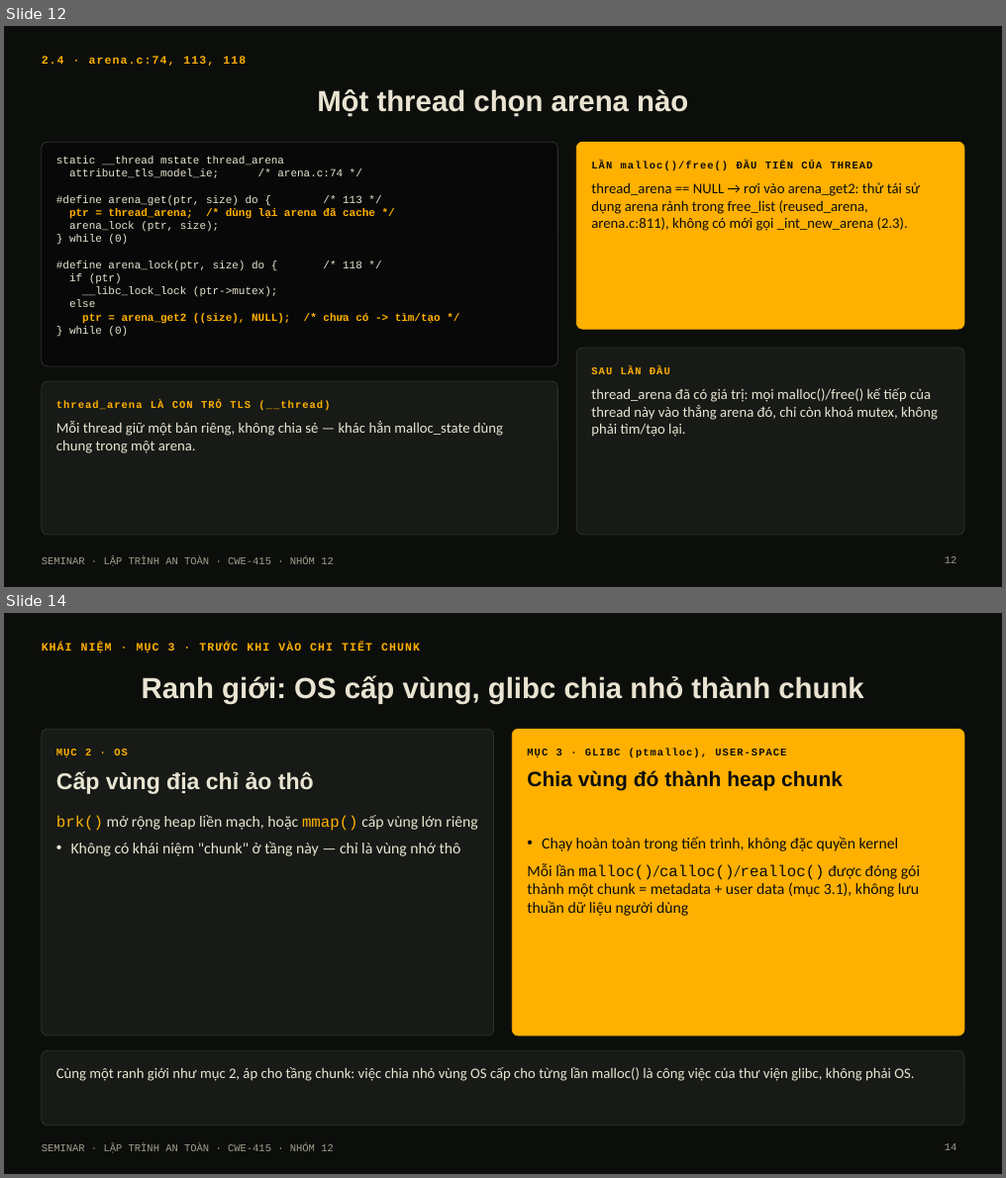
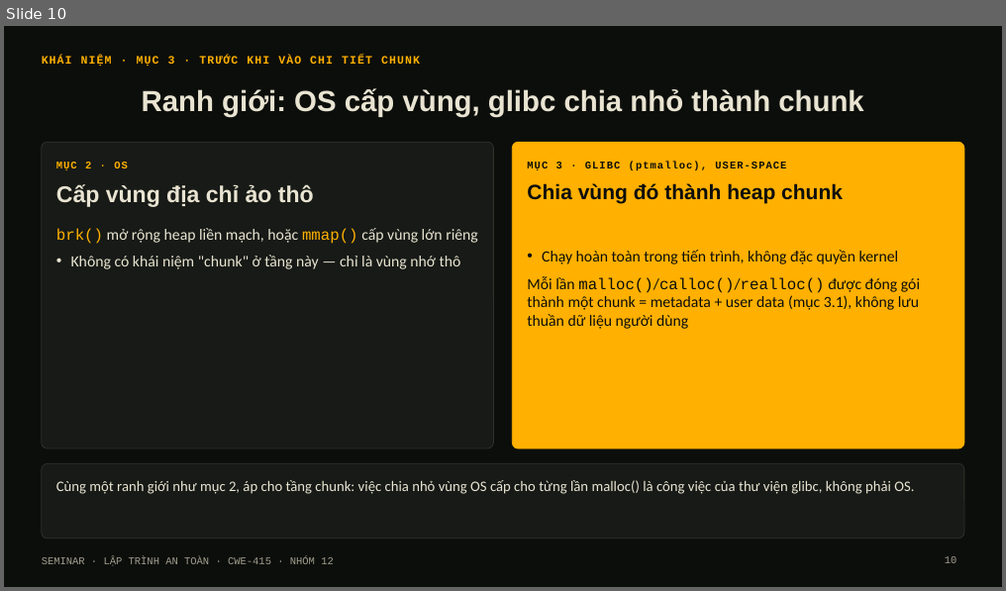
Before and after one commit to Nhan-Laptop/Heap-Double-Free-Attack, a slide deck: Heap-Double-Free-Attack.pptx. Shown one above the other, each under a label of ours: slides 12 and 14 before the commit, slide 10 after it; the slides between them are not shown. The pictures are 1006x1178 and 1006x591 pixels, drawn with LibreOffice and Linux fonts; fonts in the diff are those of the drawing. Boxes give left, top, right and bottom in pixels: in the first picture for what was removed or moved away, otherwise in the second. Text is boxed around its words. In the diff, an @@ line names an element or a change of style, - is before the commit and + after.

Commit message:
build.js: tach phan arena/chunk/tcache theo dung muc readme, gon lai arena
- Them dashed-line cho 2 diagram dung net dut trong readme (3.2, 3.3)
- Ve lai diagram tcache_perthread_struct (4-c) theo dia chi heap thuc te
  thay vi mo hinh "ngan keo" truu tuong
- Tach "02 Arenas" (truoc gom luon chunk/malloc/bins/tcache) thanh 4
  phan rieng: 02 Arenas, 03 Du lieu tren heap, 04 Tcache - dung muc so
  nhu readme
- Gon noi dung arena tu 6 slide xuong 1 slide tom tat (khong phai
  trong tam seminar)
- Danh so lai cac phan con lai (05-10) va cap nhat muc luc, dividers,
  tham chieu noi bo cho khop

```diff
--- a/Heap-Double-Free-Attack.pptx
+++ b/Heap-Double-Free-Attack.pptx
@@ slide 12 removed at <box>4,26,1002,587</box>, background #0C0E0B; not listed: 1 template element that a slide beside it also shows @@
@@ text removed at <box>42,56,246,66</box> @@
-2.4 · arena.c:74, 113, 118
@@ title removed at <box>317,89,688,117</box> @@
-Một thread chọn arena nào
@@ rounded rectangle removed at <box>42,142,558,367</box> @@
@@ rounded rectangle removed at <box>576,142,964,329</box> @@
@@ text removed at <box>56,156,441,324</box> @@
-static __thread mstate thread_arena
-attribute_tls_model_ie; /* arena.c:74 */
-#define arena_get(ptr, size) do { /* 113 */
-ptr = thread_arena; /* dùng lại arena đã cache */
-arena_lock (ptr, size);
-} while (0)
-#define arena_lock(ptr, size) do { /* 118 */
-if (ptr)
-__libc_lock_lock (ptr->mutex);
-else
-ptr = arena_get2 ((size), NULL); /* chưa có -> tìm/tạo */
-} while (0)
@@ text removed at <box>591,162,873,172</box> @@
-LẦN malloc()/free() ĐẦU TIÊN CỦA THREAD
@@ text removed at <box>591,182,920,231</box> @@
-thread_arena == NULL → rơi vào arena_get2: thử tái sử dụng arena rảnh trong free_list (reused_arena, arena.c:811), không có mới gọi _int_new_arena (2.3).
@@ rounded rectangle removed at <box>576,348,964,535</box> @@
@@ rounded rectangle removed at <box>42,381,558,535</box> @@
@@ text removed at <box>591,368,670,374</box> @@
-SAU LẦN ĐẦU
@@ text removed at <box>56,401,330,410</box> @@
-thread_arena LÀ CON TRỎ TLS (__thread)
@@ text removed at <box>591,388,938,437</box> @@
-thread_arena đã có giá trị: mọi malloc()/free() kế tiếp của thread này vào thẳng arena đó, chỉ còn khoá mutex, không phải tìm/tạo lại.
@@ text removed at <box>56,421,503,454</box> @@
-Mỗi thread giữ một bản riêng, không chia sẻ — khác hẳn malloc_state dùng chung trong một arena.
@@ page number removed at <box>944,557,957,564</box> @@
-12
@@ what was slide 14 is now slide 10 @@
@@ page number at <box>944,557,957,564</box>: text changed @@
-14
+10
```
Also in this commit, not shown: 13 slides changed, 3 slides added, 5 other slides removed, 1 other file.
